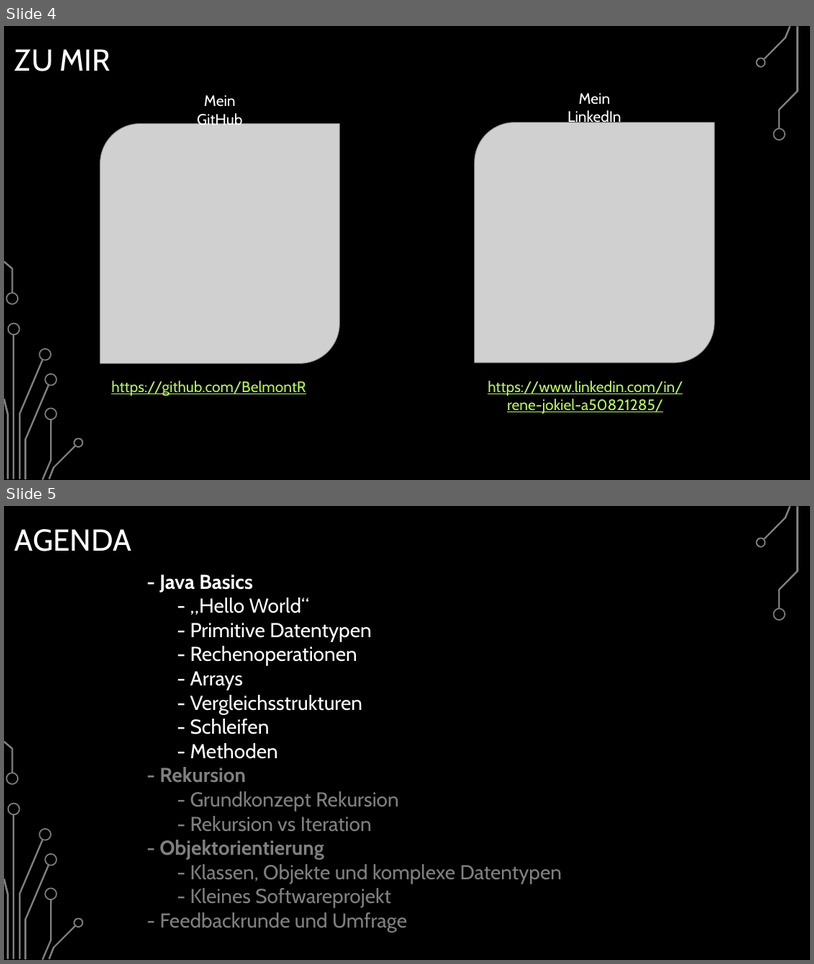
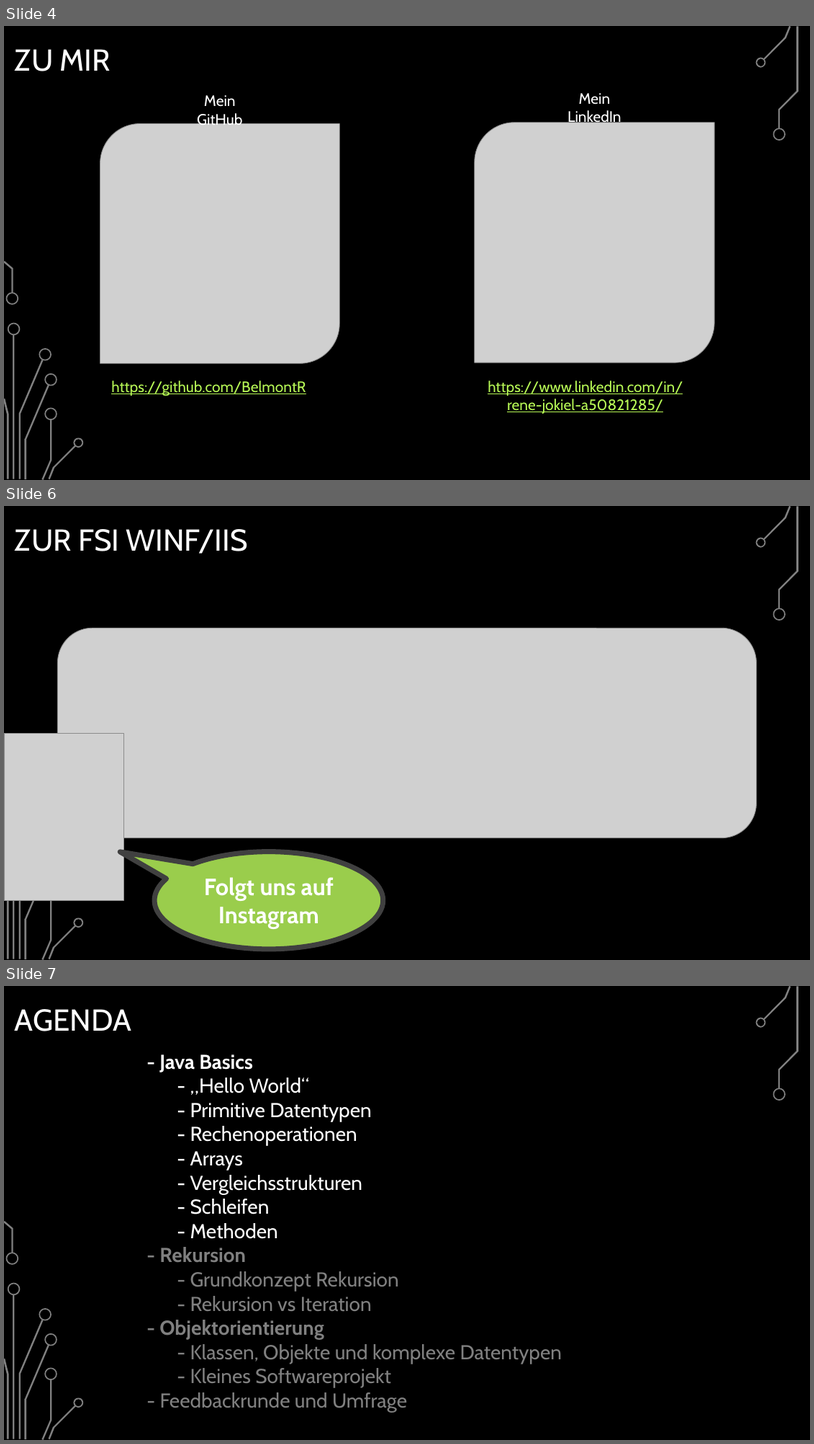
Before and after one commit to BelmontR/Java-Tutorial-Course, a slide deck: Java Grundkurs.pptx. Shown one above the other, each under a label of ours: slides 4 and 5 before the commit, slides 4, 6 and 7 after it; the slides between them are not shown. The pictures are 814x964 and 814x1444 pixels, drawn with LibreOffice and Linux fonts; fonts in the diff are those of the drawing; grey boxes stand for pictures; background and template pictures are left out. Boxes give left, top, right and bottom in pixels: in the first picture for what was removed or moved away, otherwise in the second. Text is boxed around its words. In the diff, an @@ line names an element or a change of style, - is before the commit and + after.

```diff
--- a/Java Grundkurs.pptx
+++ b/Java Grundkurs.pptx
@@ slide 6 added at box(4, 506, 810, 960), background picture (left out); not listed: 13 template elements that a slide beside it also shows @@
@@ title added at box(15, 529, 248, 554), 36 pt, text #FFFFFF @@
+ZUR FSI WINF/IIS
@@ picture added at box(58, 628, 757, 838) @@
@@ picture added at box(4, 733, 124, 901) @@
@@ speech bubble added at box(154, 852, 383, 949), fill #9ACD4C, outline #404040 6 pt, 28 pt, text #FFFFFF, bold @@
+Folgt uns auf Instagram
@@ what was slide 5 is now slide 7 @@
```
Also in this commit, not shown: 3 slides changed, 1 other slide added, 37 other files.
